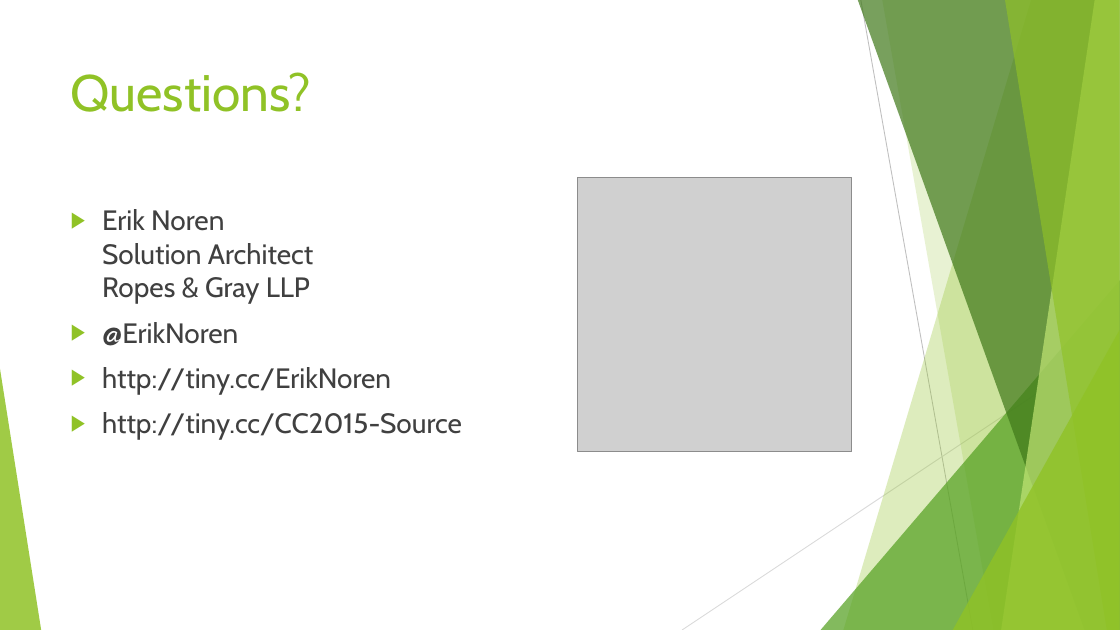
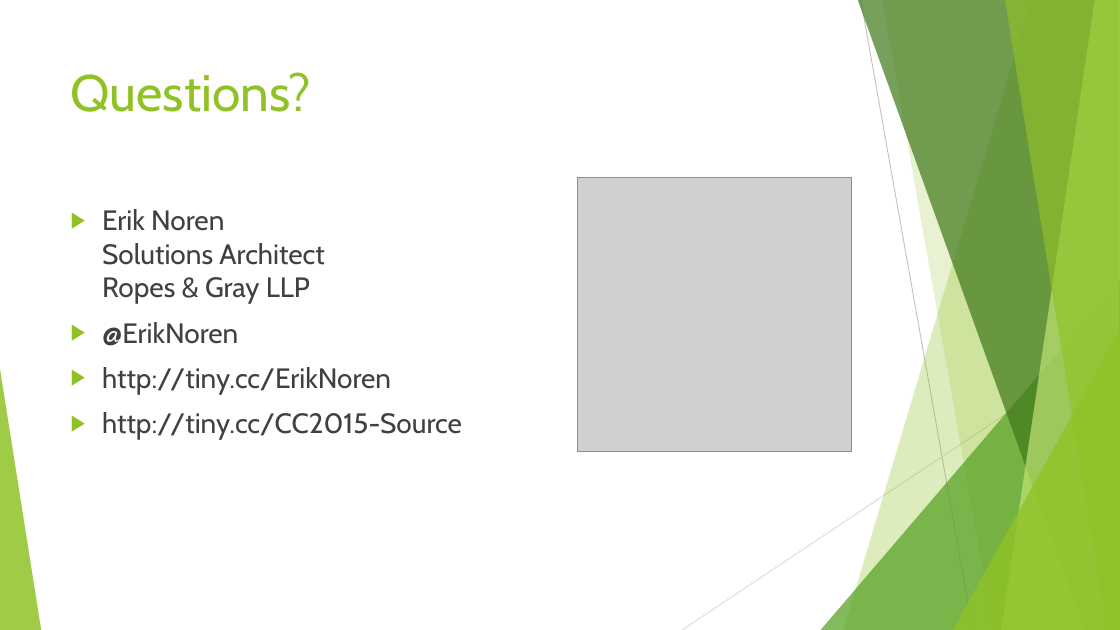
Before and after one commit to ErikNoren/CodeCamp2015.SignalR.Demo, a slide deck: slide 8 of UsingSignalRtoEnhanceUXwithAngularJS.pptx. Drawn at 1120x630 pixels with LibreOffice and Linux fonts; fonts in the diff are those of the drawing; grey boxes stand for pictures. Boxes give left, top, right and bottom in pixels: in the first picture for what was removed or moved away, otherwise in the second. Text is boxed around its words. In the diff, an @@ line names an element or a change of style, - is before the commit and + after.

Commit message:
Update slides to fix typo in my title.

```diff
--- a/UsingSignalRtoEnhanceUXwithAngularJS.pptx
+++ b/UsingSignalRtoEnhanceUXwithAngularJS.pptx
@@ text at (102, 209, 324, 304): text changed @@
-▶ Erik Noren
-  Solution Architect
-  Ropes & Gray LLP
+▶ Erik Noren
+  Solutions Architect
+  Ropes & Gray LLP
```
Also in this commit, not shown: 1 other slide changed.
